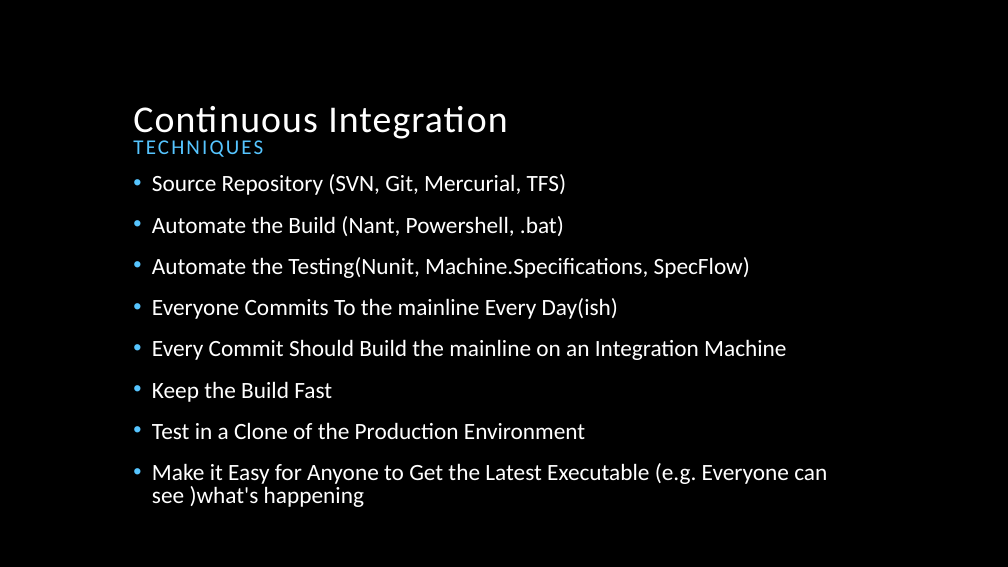
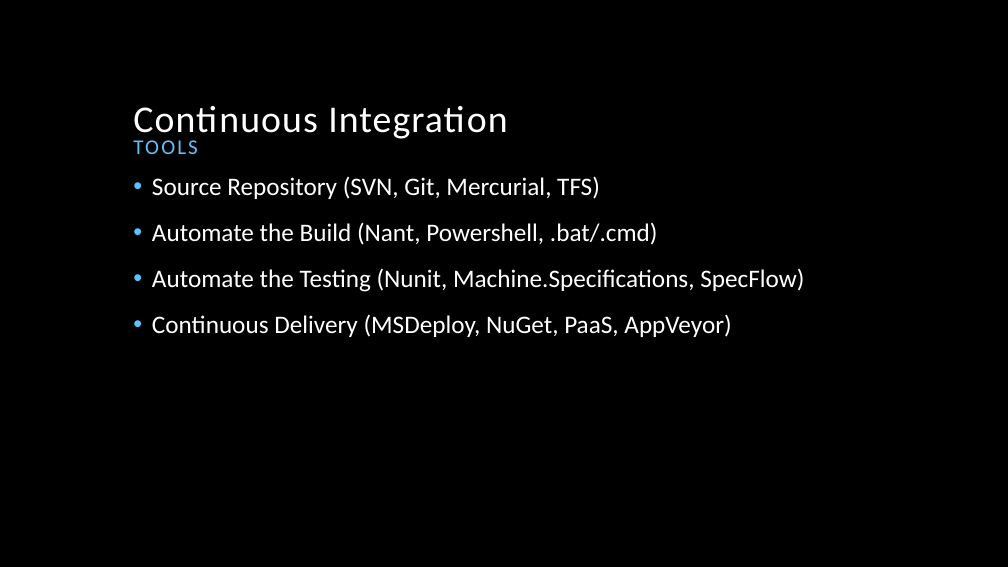
Before and after one commit to JasonvanBrackel/IntroToCiWithJenkins, a slide deck: slide 7 of docs/Introduction to Continuous Integration and Deployment with Jenkins.pptx. Drawn at 1008x567 pixels with LibreOffice and Linux fonts; fonts in the diff are those of the drawing; background and template pictures are left out. Boxes give left, top, right and bottom in pixels: in the first picture for what was removed or moved away, otherwise in the second. Text is boxed around its words. In the diff, an @@ line names an element or a change of style, - is before the commit and + after.

```diff
--- a/docs/Introduction to Continuous Integration and Deployment with Jenkins.pptx
+++ b/docs/Introduction to Continuous Integration and Deployment with Jenkins.pptx
@@ text at box(126, 126, 491, 170): text changed @@
-TECHNIQUES
+TOOLS
@@ text at box(152, 176, 600, 199): size 22.2 to 24 pt in "Source Repository (SVN, Git, Mercurial, TFS)"; line spacing 0.8 to 0.9 @@
@@ text at box(152, 222, 804, 337): text changed; size 22.2 to 24 pt @@
-• Automate the Build (Nant, Powershell, .bat)
-• Automate the Testing(Nunit, Machine.Specifications, SpecFlow)
-• Everyone Commits To the mainline Every Day(ish)
-• Every Commit Should Build the mainline on an Integration Machine
-• Keep the Build Fast
-• Test in a Clone of the Production Environment
-• Make it Easy for Anyone to Get the Latest Executable (e.g. Everyone can see )what's happening
+• Automate the Build (Nant, Powershell, .bat/.cmd)
+• Automate the Testing (Nunit, Machine.Specifications, SpecFlow)
+• Continuous Delivery (MSDeploy, NuGet, PaaS, AppVeyor)
```
Also in this commit, not shown: 1 other slide changed, 2 slides added, 7 other files.
